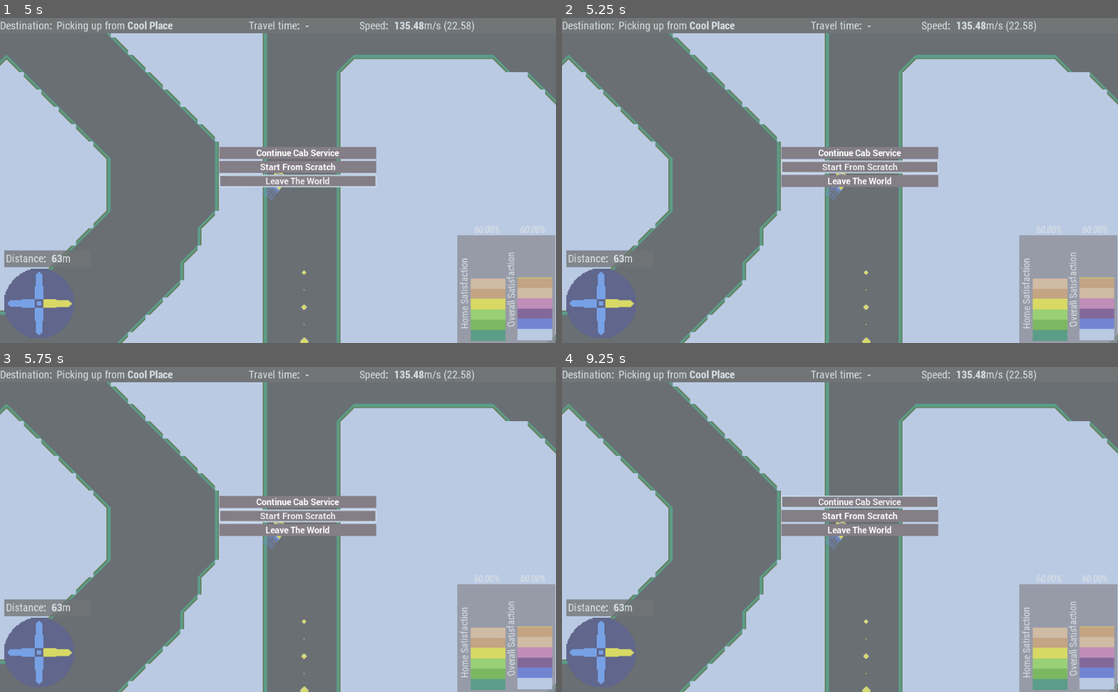
Above: before the commit, frames 1-4 (two rows, left to right).
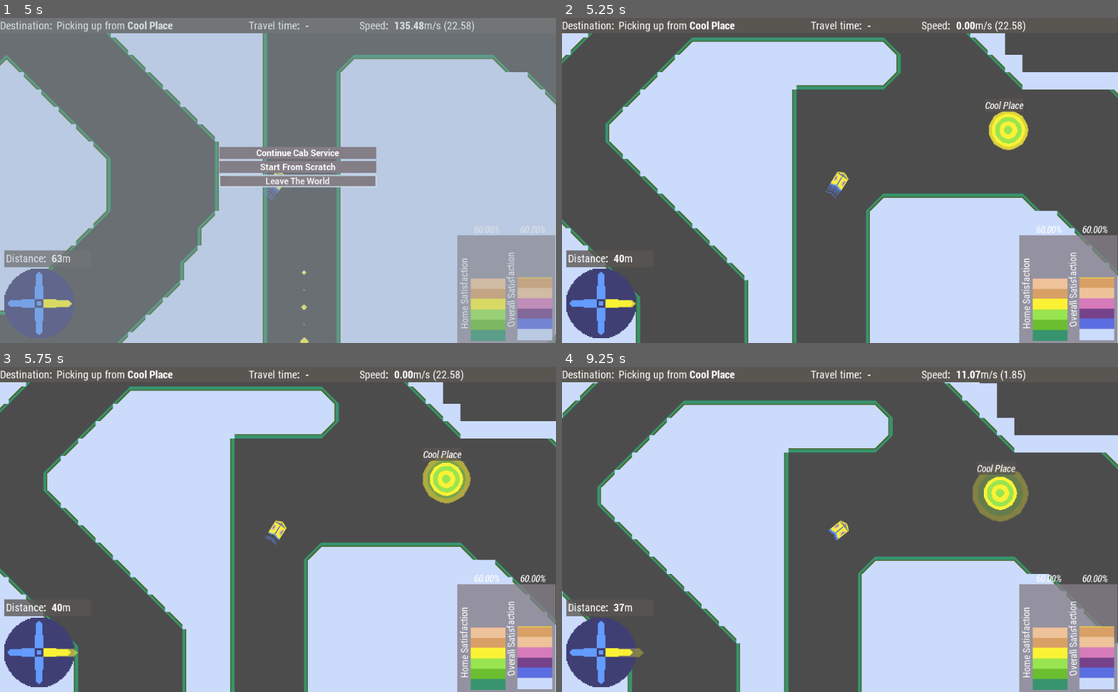
Above: after the commit, the same moments.

Repository: broquaint/comrade-cabbie
Game: Godot game, scene res://Root.tscn
The game is run twice, just before and just after one commit, with the same random seed, the same clock (stepped at 60 frames per second) and the same inputs.
Inputs (mouse positions are in pixels of both pictures, inside the frame that each line leads up to):
- Up to frame 1 (5 s): tap Enter at 0.5 s; hold Right (move_right) 0.53-1.28 s; hold Left (move_left) 1.28-2.03 s; hold Right (move_right) 2.03-2.78 s; hold Up (move_up) 2.78-3.53 s; hold Left (move_left) 3.53-4.25 s; tap Escape (pause) at 4.15 s; click "Leave The World" at 4.25 s
- Up to frame 2 (5.25 s): click "Start From Scratch" at 5 s
- Up to frame 3 (5.75 s): no input
- Up to frame 4 (9.25 s): click (862, 516) at 5.75 s, where only the run before the commit has a clickable "Start From Scratch"; click (862, 500) at 6.5 s, where only the run before the commit has a clickable "Continue Cab Service"; click (862, 500) at 7.25 s, where only the run before the commit has a clickable "Continue Cab Service"; tap Space at 8 s; hold Left (move_left) from 8.03 s (still down)

Frame 1 is identical in both runs. In frame 2, 96% of the frame differs, in the area x 0-100%, y 0-100%; in frame 3, 96%; in frame 4, 96%.

Commit message:
Implement restarting from the Pause Menu
It more or less works.

Diff:
--- a/DestFlashControl.gd
+++ b/DestFlashControl.gd
@@ -1,17 +1,29 @@
 extends Control
 
+var orig_pos : Vector2
 var orig_rect_size : int
 var orig_rec2_size : int
 var orig_text_size : int
 
 func _ready():
+	orig_pos = rect_position
 	# Awful lazy way of handling different sizes of flashes >_<
 	orig_rect_size = $ColorRect.rect_size.x
 	orig_rec2_size = $ColorRect2.rect_size.x
 	orig_text_size = $DestFlashText.rect_size.x
 
+func reset():
+	$'../FlashAnimationPlayer'.stop()
+	$ColorRect.rect_size.x = orig_rect_size
+	$ColorRect2.rect_size.x = orig_rec2_size
+	$DestFlashText.rect_size.x = orig_text_size
+	rect_position = orig_pos
+
 func flash():
-	$'../FlashAnimationPlayer'.play("DestFlash")
+	var player = $'../FlashAnimationPlayer'
+	if $'../FlashAnimationPlayer'.is_playing():
+		reset()
+	player.play("DestFlash")
 
 func set_text(text):
 	$DestFlashText.bbcode_text = text
--- a/GameState.gd
+++ b/GameState.gd
@@ -22,6 +22,17 @@
 var journeys = []
 var overall_satisfaction  = DEFAULT_SATISFACTION
 var asteroid_satisfaction = {}
+
+func initialize():
+	current_asteroid = get_node('/root/Root/HomeAsteroid')
+	journeys = []
+	overall_satisfaction  = DEFAULT_SATISFACTION
+	if not asteroid_satisfaction.empty():
+		for k in asteroid_satisfaction.keys():
+			asteroid_satisfaction[k] = DEFAULT_SATISFACTION
+	else:
+		asteroid_satisfaction = {}
+	current_state = States.PLAYING
 
 func on_picking_up(pickup: PickupPoint):
 	pass
--- a/HUD.tscn
+++ b/HUD.tscn
@@ -353,7 +353,7 @@
 margin_bottom = 48.0
 text = "Start From Scratch"
 
-[node name="Button" type="Button" parent="PauseMenu"]
+[node name="Leave" type="Button" parent="PauseMenu"]
 margin_top = 52.0
 margin_right = 289.0
 margin_bottom = 74.0
--- a/PauseMenu.gd
+++ b/PauseMenu.gd
@@ -1,15 +1,35 @@
 extends VBoxContainer
 
+func _ready():
+	$Resume.connect('pressed', self, 'resume_game')
+	$Restart.connect('pressed', self, 'restart_game')
+	$Leave.connect('pressed', self, 'leave_game')
+
 func _process(_delta):
-	if Input.is_action_just_pressed("pause"):
+	if Input.is_action_just_pressed('pause'):
 		match GameState.current_state:
 			GameState.States.PLAYING:
-				get_tree().paused = true
-				show()
-				get_node('%PauseOverlay').show()
-				GameState.current_state = GameState.States.PAUSED
+				pause_game()
 			GameState.States.PAUSED:
-				get_tree().paused = false
-				hide()
-				get_node('%PauseOverlay').hide()
-				GameState.current_state = GameState.States.PLAYING
+				resume_game()
+
+func pause_game():
+	get_tree().paused = true
+	show()
+	get_node('%PauseOverlay').show()
+	GameState.current_state = GameState.States.PAUSED
+
+func resume_game():
+	get_tree().paused = false
+	hide()
+	get_node('%PauseOverlay').hide()
+	GameState.current_state = GameState.States.PLAYING
+
+func restart_game():
+	GameState.initialize()
+	get_node('/root/Root').setup()
+	resume_game()
+
+func leave_game():
+	# TODO Implement title screen.
+	print("leaving ...")
--- a/Player.gd
+++ b/Player.gd
@@ -44,6 +44,19 @@
 var current_dropoff : Area2D
 var current_state = CabState.CRUISING
 var travel_time : int
+
+func initialize():
+	boost_level = BoostLevel.NONE
+
+	velocity = Vector2.ZERO
+	current_pickup  = null
+	current_dropoff = null
+	current_state = CabState.CRUISING
+	travel_time = 0
+
+	$Decelerating.stop()
+	$Exhaust.emitting = false
+	$BoostExhaust.emitting = false
 
 func picking_up():
 	return current_state == CabState.PICKING_UP
--- a/Root.gd
+++ b/Root.gd
@@ -31,11 +31,16 @@
 	$Player.connect('compass_update', $HUD/Compass, 'on_compass_update')
 	$Player.connect('compass_update', $HUD/Compass/Needle, 'on_compass_update')
 
+	setup()
+
+func setup():
+	GameState.initialize()
+	$HUD/DestFlashControl.reset()
 	# Setup general game state.
+	$Player.initialize()
 	$Player.position = Vector2(2000, 1000)
 	$Player.set_next_pickup($HomeAsteroid)
 	$HUD/SatisfactionMeter.set_asteroid_meter($HomeAsteroid)
-	GameState.current_asteroid = $HomeAsteroid
 
 func _build_points():
 	for kid in get_children():
